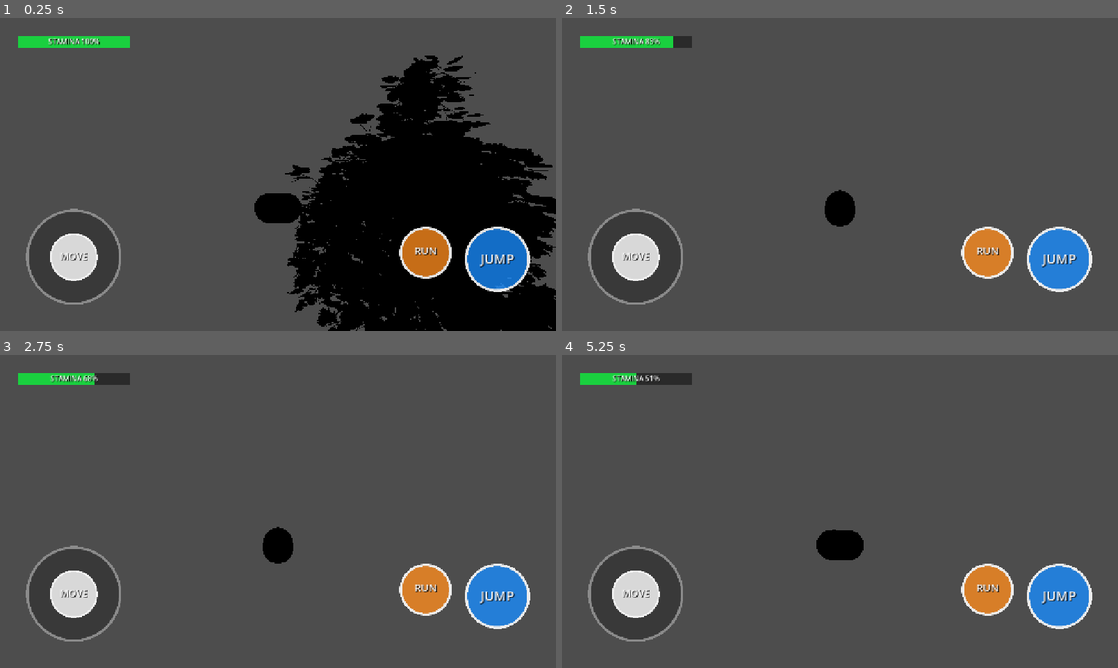
Above: before the commit, frames 1-4 (two rows, left to right).
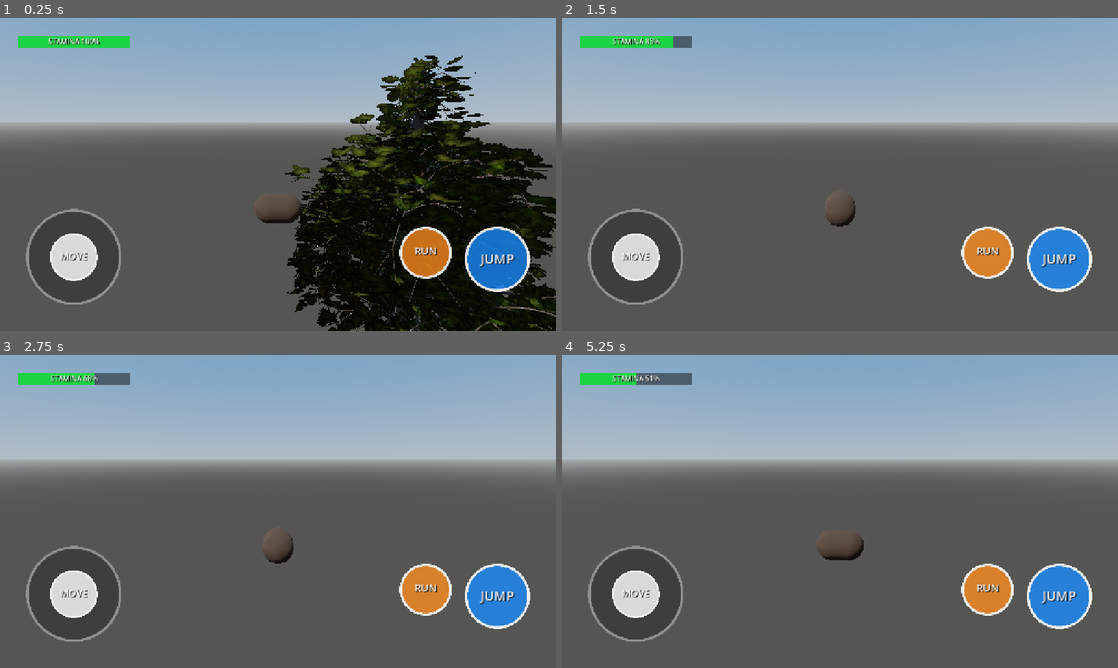
Above: after the commit, the same moments.

Repository: mehmetdem2005/Acik-dunya_oyun
Game: Godot game, scene res://scenes/world/world.tscn
Two runs of this game, one before a commit and one after it. Both use one fixed random seed, a clock stepped at 60 frames per second and the inputs below.
Inputs (mouse positions are in pixels of both pictures, inside the frame that each line leads up to):
- Up to frame 1 (0.25 s): no input
- Up to frame 2 (1.5 s): move the mouse to (962, 158) at 0.52 s; hold D 0.53-1.25 s; hold Shift 0.53-1.25 s; click (962, 158) at 0.67 s; tap Space at 0.77 s; drag from (728, 190) to (812, 237) at 1.27 s
- Up to frame 3 (2.75 s): tap Enter at 2 s; move the mouse to (333, 442) at 2.02 s; hold D from 2.03 s (still down); hold Shift from 2.03 s (still down)
- Up to frame 4 (5.25 s): release D at 2.75 s; release Shift at 2.75 s; drag from (812, 574) to (673, 464) at 2.77 s; tap Space at 3.5, 3.77, 5 s; move the mouse to (1006, 558) at 3.52 s; hold A 3.53-4.25 s; hold Shift 3.53-4.25 s; tap Enter at 4.25 s; drag from (673, 464) to (756, 433) at 4.27 s; move the mouse to (867, 511) at 5.02 s; hold S from 5.03 s (still down); hold Shift from 5.03 s (still down); click (867, 511) at 5.17 s

The runs differ from the first frame. In frame 1, 41% of the frame differs, in the area x 0-100%, y 0-100%; in frame 2, 39%; in frame 3, 39%; in frame 4, 39%.

Commit message:
Production: karanlik duzeltildi + shader hatalarim giderildi + VRAM sikistirma
KARANLIK KOK NEDEN: world.tscn'de DirectionalLight ve WorldEnvironment
YOKtu, runtime de sun eklemiyordu -> sahne tamamen issiz, foliage
simsiyah. Cozum: world.tscn'ye gunes (DirectionalLight3D, govde-disi
golge) + WorldEnvironment (ProceduralSky + sky-ambient + Filmic
tonemap) eklendi. Artik editor+runtime aydinlik.

Onceki commit'lerde yaptigim hatalar (4 ajanli tarama ile bulundu):
- pine_bark.gdshader: AO_LIGHT_AFFECT=1.0 dogrudan gunesi de
  karartiyordu -> kaldirildi (Godot varsayilani 0, AO yalniz ambient).
  AO/ROUGHNESS taban clamp'li. Hatali tek-adim parallax (view-space
  TANGENT/BINORMAL, z'ye bolme yok -> siluet kayma bug'i) tamamen
  kaldirildi (mobil, bark_height yalniz StandardMaterial fallback'te).
  variation dunya-XZ idi -> dik govdede dikey cizgi yapiyordu; XZ+Y
  karisik ornekleme. uv_scale=bark_tiling baglanmamisti (tiling
  regresyonu) -> baglandi. Kullanilmayan parallax/use_height/bark_height
  uniform'lari silindi.
- pine_wind.gdshader: katmanli asiri kararma yumusatildi (height
  mikro-AO 0.78->0.92 taban, variation notr-merkezli varc*2.0, son
  AO blend 0.4->0.25). Igne variation_amt 0.45->0.35.
- Olu .tscn slotlari temizlendi: branch_albedo/normal/ormc/detail
  (dal=govde, bu yuvalar hic okunmuyordu) + kullanilmayan
  needle_windmask ext_resource (2.3MB bosa yuklenmesi) kaldirildi;
  load_steps duzeltildi.

PRODUCTION sertlestirme:
- 19 cam texture'i compress/mode=0 (sikistirilmamis ~uncompressed
  VRAM) idi -> mode=2 (VRAM ETC2/ASTC) + detect_3d kapatildi,
  reimport edildi. Mobil VRAM yuku ~10x dustu; render gorunumu
  korundu (dogrulandi).

Dogrulama: parse temiz, iki shader derlendi, world.tscn sifir hatayla
yuklendi, world render aydinlik+dogal, agac render production kalitede,
PINE_TRIS=76744 (geometri degismedi, determinizm korundu).

Not (kapsam disi, asset gerektirir): terrain_manifest.tres ve
mouse.glb yok -> tasarim-gereyi fallback'li, raporlandi.

https://claude.ai/code/session_01SAupt6yXBr9DzE6Ykd1e1F

Diff:
--- a/mouse_open_world_clean_project/scenes/world/pine_tree.tscn
+++ b/mouse_open_world_clean_project/scenes/world/pine_tree.tscn
@@ -13,7 +13,6 @@
 [ext_resource type="Texture2D" uid="uid://cvxo7kukukh1m" path="res://assets/trees/pine_ultra_mobile/textures/needles/pine_needles_normal_2k.png" id="11_nnrm"]
 [ext_resource type="Texture2D" uid="uid://dvvyvysjnt76b" path="res://assets/trees/pine_ultra_mobile/textures/needles/pine_needles_orm_2k.png" id="12_norm"]
 [ext_resource type="Texture2D" uid="uid://bpaivrkg8v7h5" path="res://assets/trees/pine_ultra_mobile/textures/needles/pine_needles_variation_1k.png" id="13_nvar"]
-[ext_resource type="Texture2D" uid="uid://bvlr8tj8midpw" path="res://assets/trees/pine_ultra_mobile/textures/needles/pine_needles_wind_mask_1k.png" id="14_nwm"]
 [ext_resource type="Texture2D" uid="uid://b8hgel14044x3" path="res://assets/trees/pine_ultra_mobile/textures/needles/pine_needles_height_1k.png" id="15_nhgt"]
 [ext_resource type="Texture2D" uid="uid://q50yoylm6rtk" path="res://assets/trees/pine_ultra_mobile/textures/needles/pine_needles_bent_normal_1k.png" id="16_nbnt"]
 
@@ -29,16 +28,11 @@
 bark_height_tex = ExtResource("5_bhgt")
 bark_detail_normal_tex = ExtResource("6_bdet")
 bark_variation_tex = ExtResource("7_bvar")
-branch_albedo_tex = ExtResource("2_balb")
-branch_normal_tex = ExtResource("3_bnrm")
-branch_ormc_tex = ExtResource("4_bormc")
-branch_detail_normal_tex = ExtResource("6_bdet")
 branch_tip_age_tex = ExtResource("8_btip")
 needle_albedo_tex = ExtResource("9_nalb")
 needle_opacity_tex = ExtResource("10_nop")
 needle_normal_tex = ExtResource("11_nnrm")
 needle_orm_tex = ExtResource("12_norm")
 needle_variation_tex = ExtResource("13_nvar")
-needle_windmask_tex = ExtResource("14_nwm")
 needle_height_tex = ExtResource("15_nhgt")
 needle_bent_tex = ExtResource("16_nbnt")
--- a/mouse_open_world_clean_project/scenes/world/pine_tree_scene.tscn
+++ b/mouse_open_world_clean_project/scenes/world/pine_tree_scene.tscn
@@ -13,7 +13,6 @@
 [ext_resource type="Texture2D" uid="uid://cvxo7kukukh1m" path="res://assets/trees/pine_ultra_mobile/textures/needles/pine_needles_normal_2k.png" id="11_nnrm"]
 [ext_resource type="Texture2D" uid="uid://dvvyvysjnt76b" path="res://assets/trees/pine_ultra_mobile/textures/needles/pine_needles_orm_2k.png" id="12_norm"]
 [ext_resource type="Texture2D" uid="uid://bpaivrkg8v7h5" path="res://assets/trees/pine_ultra_mobile/textures/needles/pine_needles_variation_1k.png" id="13_nvar"]
-[ext_resource type="Texture2D" uid="uid://bvlr8tj8midpw" path="res://assets/trees/pine_ultra_mobile/textures/needles/pine_needles_wind_mask_1k.png" id="14_nwm"]
 [ext_resource type="Texture2D" uid="uid://b8hgel14044x3" path="res://assets/trees/pine_ultra_mobile/textures/needles/pine_needles_height_1k.png" id="15_nhgt"]
 [ext_resource type="Texture2D" uid="uid://q50yoylm6rtk" path="res://assets/trees/pine_ultra_mobile/textures/needles/pine_needles_bent_normal_1k.png" id="16_nbnt"]
 
@@ -41,16 +40,11 @@
 bark_height_tex = ExtResource("5_bhgt")
 bark_detail_normal_tex = ExtResource("6_bdet")
 bark_variation_tex = ExtResource("7_bvar")
-branch_albedo_tex = ExtResource("2_balb")
-branch_normal_tex = ExtResource("3_bnrm")
-branch_ormc_tex = ExtResource("4_bormc")
-branch_detail_normal_tex = ExtResource("6_bdet")
 branch_tip_age_tex = ExtResource("8_btip")
 needle_albedo_tex = ExtResource("9_nalb")
 needle_opacity_tex = ExtResource("10_nop")
 needle_normal_tex = ExtResource("11_nnrm")
 needle_orm_tex = ExtResource("12_norm")
 needle_variation_tex = ExtResource("13_nvar")
-needle_windmask_tex = ExtResource("14_nwm")
 needle_height_tex = ExtResource("15_nhgt")
 needle_bent_tex = ExtResource("16_nbnt")
--- a/mouse_open_world_clean_project/scenes/world/world.tscn
+++ b/mouse_open_world_clean_project/scenes/world/world.tscn
@@ -1,10 +1,40 @@
-[gd_scene load_steps=4 format=3]
+[gd_scene load_steps=7 format=3]
 
 [ext_resource type="Script" path="res://scripts/terrain/terrain_runtime_loader.gd" id="1_terrain_runtime"]
 [ext_resource type="Script" path="res://scripts/world/world_runtime_spawner.gd" id="2_spawner"]
 [ext_resource type="PackedScene" path="res://scenes/world/pine_tree_scene.tscn" id="3_pinescene"]
 
+[sub_resource type="ProceduralSkyMaterial" id="ProceduralSkyMaterial_sky"]
+sky_top_color = Color(0.38, 0.6, 0.86, 1)
+sky_horizon_color = Color(0.72, 0.79, 0.86, 1)
+sky_curve = 0.18
+ground_bottom_color = Color(0.32, 0.32, 0.31, 1)
+ground_horizon_color = Color(0.66, 0.69, 0.7, 1)
+sun_angle_max = 30.0
+sun_curve = 0.08
+
+[sub_resource type="Sky" id="Sky_world"]
+sky_material = SubResource("ProceduralSkyMaterial_sky")
+
+[sub_resource type="Environment" id="Environment_world"]
+background_mode = 2
+sky = SubResource("Sky_world")
+ambient_light_source = 3
+ambient_light_energy = 1.0
+tonemap_mode = 2
+tonemap_white = 6.0
+
 [node name="World" type="Node3D"]
+
+[node name="Sun" type="DirectionalLight3D" parent="."]
+transform = Transform3D(0.766044, 0.492404, -0.413176, 0.0, 0.642788, 0.766044, 0.642788, -0.586824, 0.492404, 0, 12, 0)
+light_energy = 1.1
+shadow_enabled = true
+directional_shadow_mode = 1
+directional_shadow_max_distance = 90.0
+
+[node name="WorldEnvironment" type="WorldEnvironment" parent="."]
+environment = SubResource("Environment_world")
 
 [node name="TerrainRuntime" type="Node3D" parent="."]
 script = ExtResource("1_terrain_runtime")
--- a/mouse_open_world_clean_project/scripts/world/pine_tree.gd
+++ b/mouse_open_world_clean_project/scripts/world/pine_tree.gd
@@ -297,14 +297,11 @@
 		sm.set_shader_parameter("bark_normal", nrm)
 	if ormc != null:
 		sm.set_shader_parameter("bark_ormc", ormc)
+	sm.set_shader_parameter("uv_scale", bark_tiling)
 	sm.set_shader_parameter("use_detail",
 		1.0 if (det != null and texture_quality >= 2) else 0.0)
 	if det != null:
 		sm.set_shader_parameter("bark_detail_normal", det)
-	sm.set_shader_parameter("use_height",
-		1.0 if (hgt != null and texture_quality >= 2) else 0.0)
-	if hgt != null:
-		sm.set_shader_parameter("bark_height", hgt)
 	var vart := _tex_or(bark_variation_tex, _TEX_ROOT + "bark/pine_bark_variation_1k.jpg")
 	sm.set_shader_parameter("variation_amt", 0.30 if vart != null else 0.0)
 	if vart != null:
@@ -314,7 +311,6 @@
 		sm.set_shader_parameter("tip_age_amt", 0.25)
 	else:
 		sm.set_shader_parameter("tip_age_amt", 0.0)
-	sm.set_shader_parameter("parallax", bark_parallax)
 	return sm
 
 func _bark_material() -> Material:
@@ -348,7 +344,7 @@
 			var n_var := _tex_or(needle_variation_tex, _TEX_ROOT + "needles/pine_needles_variation_1k.png")
 			if n_var != null:
 				sm.set_shader_parameter("needle_variation", n_var)
-				sm.set_shader_parameter("variation_amt", 0.45)
+				sm.set_shader_parameter("variation_amt", 0.35)
 			else:
 				sm.set_shader_parameter("variation_amt", 0.0)
 			# needle_windmask bilerek bağlanmıyor: atlas-kart iğne sisteminde
--- a/mouse_open_world_clean_project/shaders/pine_bark.gdshader
+++ b/mouse_open_world_clean_project/shaders/pine_bark.gdshader
@@ -14,19 +14,16 @@
 uniform sampler2D bark_normal : hint_normal, filter_linear_mipmap;
 uniform sampler2D bark_ormc : hint_default_white, filter_linear_mipmap; // R=AO G=Rough
 uniform sampler2D bark_detail_normal : hint_normal, filter_linear_mipmap;
-uniform sampler2D bark_height : hint_default_white, filter_linear_mipmap;
 uniform sampler2D bark_variation : source_color, filter_linear_mipmap;
 uniform sampler2D tip_age : hint_default_white, filter_linear_mipmap;
 
 uniform vec2 uv_scale = vec2(1.0, 1.0);
-uniform float parallax : hint_range(0.0, 0.12) = 0.04;
 uniform float detail_scale : hint_range(1.0, 8.0) = 4.0;
 uniform float variation_scale : hint_range(0.01, 0.5) = 0.05;
 uniform float variation_amt : hint_range(0.0, 1.0) = 0.30;
 uniform float tip_age_amt : hint_range(0.0, 1.0) = 0.0;
 uniform float normal_depth : hint_range(0.0, 2.0) = 1.0;
 uniform float use_detail : hint_range(0.0, 1.0) = 0.0;
-uniform float use_height : hint_range(0.0, 1.0) = 0.0;
 
 varying vec3 v_wpos;
 
@@ -36,30 +33,29 @@
 }
 
 void fragment() {
-	// Tek-adım parallax (loopsuz, mobil güvenli). use_height=0 -> etkisiz.
-	vec2 voff = vec2(dot(VIEW, TANGENT), dot(VIEW, BINORMAL));
-	float h0 = texture(bark_height, UV).r;
-	vec2 uv = UV + voff * (h0 - 0.5) * parallax * use_height;
+	vec2 uv = UV;
 
 	vec3 alb = texture(bark_albedo, uv).rgb;
 
-	// Düşük-frekanslı varyasyon: dünya XZ'den örneklenir -> bitişik
-	// kareler arası tile tekrarı görsel olarak kırılır (asıl "ultra" etki).
-	vec3 varc = texture(bark_variation, v_wpos.xz * variation_scale).rgb;
-	alb *= mix(vec3(1.0), varc * 1.15, variation_amt);
+	// Düşük-frekanslı varyasyon: dünya konumundan (XZ + Y karışık)
+	// örneklenir -> dikey gövdede dikey çizgi yapmadan tile tekrarını kırar.
+	vec2 vuv = vec2(v_wpos.x + v_wpos.y * 0.6, v_wpos.z - v_wpos.y * 0.6) * variation_scale;
+	vec3 varc = texture(bark_variation, vuv).rgb;
+	alb *= mix(vec3(1.0), varc * 1.25, variation_amt);
 
 	// tip_age: gövdede beyaz doku + amt=0 -> nötr; dalda ince yaş tonu.
 	vec3 ta = texture(tip_age, uv).rgb;
-	alb *= mix(1.0, 0.85 + 0.15 * ta.g, tip_age_amt);
+	alb *= mix(1.0, 0.90 + 0.10 * ta.g, tip_age_amt);
 
 	ALBEDO = alb;
 
 	vec3 orm = texture(bark_ormc, uv).rgb;   // R=AO  G=Roughness
-	AO = orm.r;
-	AO_LIGHT_AFFECT = 1.0;
-	ROUGHNESS = clamp(orm.g, 0.04, 1.0);
+	// AO yalnız ortam ışığını gölgeler (AO_LIGHT_AFFECT yazılmaz =
+	// Godot varsayılanı 0): doğrudan güneş kabuğu karartmaz.
+	AO = clamp(orm.r, 0.45, 1.0);
+	ROUGHNESS = clamp(orm.g, 0.30, 1.0);
 	METALLIC = 0.0;
-	SPECULAR = 0.4;
+	SPECULAR = 0.35;
 
 	vec3 nb = texture(bark_normal, uv).rgb;
 	vec3 nd = texture(bark_detail_normal, uv * detail_scale).rgb;
--- a/mouse_open_world_clean_project/shaders/pine_wind.gdshader
+++ b/mouse_open_world_clean_project/shaders/pine_wind.gdshader
@@ -72,19 +72,21 @@
 		discard;
 	}
 	vec3 col = alb.rgb * v_col;
+	// Varyasyon nötr-merkezli (varc/0.5 ~ 1.0) -> kümeyi karartmadan
+	// hue/parlaklık çeşitlendirir (eski varc*1.15 aşırı karartıyordu).
 	vec3 varc = texture(needle_variation, auv).rgb;
-	col *= mix(vec3(1.0), varc * 1.15, variation_amt);
+	col *= mix(vec3(1.0), varc * 2.0, variation_amt);
 	// Kuru/sarı uç: uca yakın (UV.y->0) + kuru kümede sıcak tona solar;
 	// lum korunur -> koyu boşluklar koyu kalır (silüet/discard bozulmaz).
 	float tipf = 1.0 - clamp(UV.y, 0.0, 1.0);
 	float dryw = smoothstep(0.40, 1.0, tipf) * v_dry * dry_tip_amt;
-	col = mix(col, dry_tip_col * (0.55 + 0.45 * lum), dryw);
-	col = mix(col, col * vec3(1.05, 0.97, 0.70), 0.30 * v_dry);
+	col = mix(col, dry_tip_col * (0.65 + 0.45 * lum), dryw);
+	col = mix(col, col * vec3(1.06, 0.98, 0.74), 0.25 * v_dry);
 	vec3 orm = texture(needle_orm, auv).rgb;       // R=AO G=Rough B=Metal
-	// Yükseklik haritası ince mikro-AO (use_height_tex=0 -> etkisiz).
+	// Yükseklik haritası ÇOK ince mikro-AO (use_height_tex=0 -> etkisiz).
 	float hg = texture(needle_height, auv).r;
-	col *= mix(1.0, 0.78 + 0.22 * hg, use_height_tex);
-	ALBEDO = col * mix(1.0, orm.r, 0.4) * 1.12;
+	col *= mix(1.0, 0.92 + 0.08 * hg, use_height_tex);
+	ALBEDO = col * mix(1.0, orm.r, 0.25) * 1.18;
 	ALPHA = op;
 	ALPHA_SCISSOR_THRESHOLD = alpha_cut;
 	// İğne mat: yüksek roughness + çok düşük specular -> beyaz parlama yok.
Not shown, changed: mouse_open_world_clean_project/assets/trees/pine_ultra_mobile/textures/bark/pine_bark_albedo_2k.jpg.import
Not shown, changed: mouse_open_world_clean_project/assets/trees/pine_ultra_mobile/textures/bark/pine_bark_detail_normal_1k.jpg.import
Not shown, changed: mouse_open_world_clean_project/assets/trees/pine_ultra_mobile/textures/bark/pine_bark_height_1k.jpg.import
Not shown, changed: mouse_open_world_clean_project/assets/trees/pine_ultra_mobile/textures/bark/pine_bark_normal_2k.jpg.import
Not shown, changed: mouse_open_world_clean_project/assets/trees/pine_ultra_mobile/textures/bark/pine_bark_ormc_2k.jpg.import
Not shown, changed: mouse_open_world_clean_project/assets/trees/pine_ultra_mobile/textures/bark/pine_bark_variation_1k.jpg.import
Not shown, changed: mouse_open_world_clean_project/assets/trees/pine_ultra_mobile/textures/branches/pine_branch_albedo_2k.png.import
Not shown, changed: mouse_open_world_clean_project/assets/trees/pine_ultra_mobile/textures/branches/pine_branch_detail_normal_1k.png.import
Not shown, changed: mouse_open_world_clean_project/assets/trees/pine_ultra_mobile/textures/branches/pine_branch_normal_2k.png.import
Not shown, changed: mouse_open_world_clean_project/assets/trees/pine_ultra_mobile/textures/branches/pine_branch_ormc_1k.png.import
Not shown, changed: mouse_open_world_clean_project/assets/trees/pine_ultra_mobile/textures/branches/pine_branch_tip_age_1k.png.import
Not shown, changed: mouse_open_world_clean_project/assets/trees/pine_ultra_mobile/textures/needles/pine_needles_albedo_alpha_2k.png.import
(and 10 more such lines)
